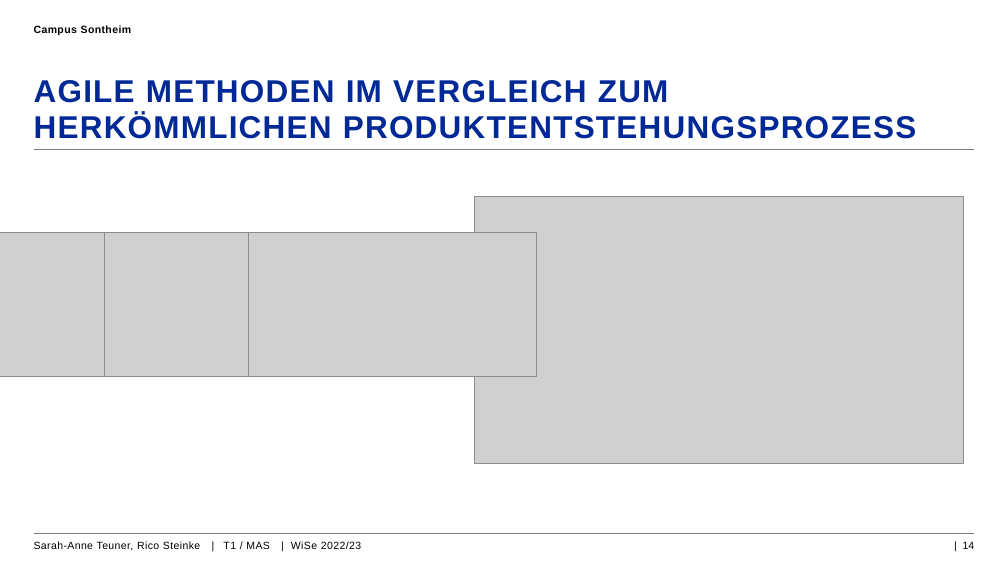
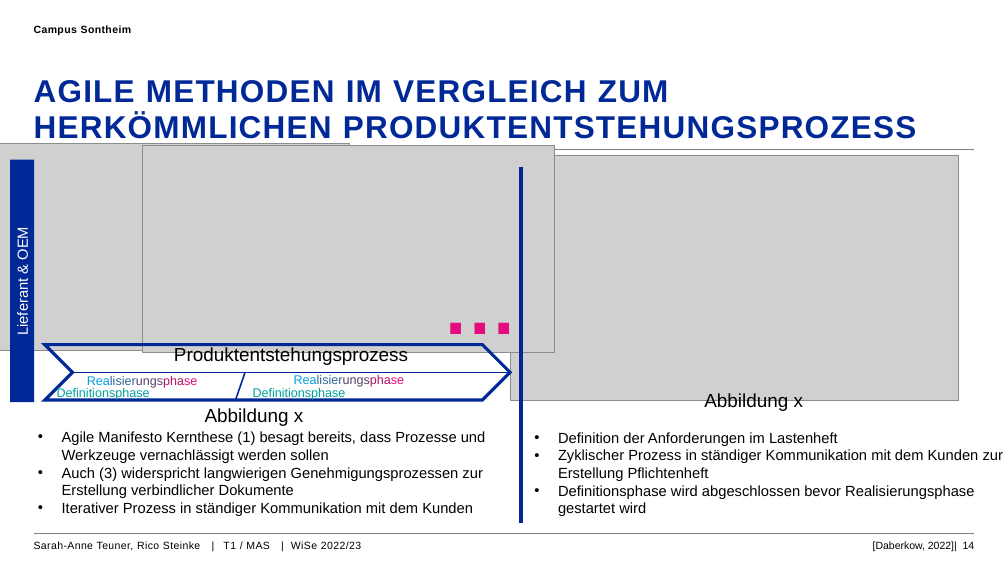
Before and after one commit to rico227/pgpe, a slide deck: slide 14 of Agile_Softwareentwicklung_Automotive_PGPE_rico.pptx. Drawn at 1008x567 pixels with LibreOffice and Linux fonts; fonts in the diff are those of the drawing; grey boxes stand for pictures; background and template pictures are left out. Boxes give left, top, right and bottom in pixels: in the first picture for what was removed or moved away, otherwise in the second. Text is boxed around its words. In the diff, an @@ line names an element or a change of style, - is before the commit and + after.

```diff
--- a/Agile_Softwareentwicklung_Automotive_PGPE_rico.pptx
+++ b/Agile_Softwareentwicklung_Automotive_PGPE_rico.pptx
@@ picture: place and size @@
-picture at box(0, 232, 248, 377)
+picture at box(0, 144, 350, 350)
@@ picture: place and size @@
-picture at box(104, 232, 392, 377)
+picture at box(142, 146, 555, 352)
@@ rectangle added at box(10, 160, 34, 402), fill #002896 @@
@@ picture: place and size @@
-picture at box(474, 196, 963, 463)
+picture at box(510, 155, 960, 400)
@@ line added from (521, 167) to (521, 523), #002896 4.5 pt @@
@@ text added at box(14, 230, 30, 334), 14 pt, text #FFFFFF @@
+Lieferant & OEM
@@ picture removed at box(248, 232, 536, 377) @@
@@ text added at box(436, 255, 527, 354), 72 pt, text #E50B7E, bold @@
+…
@@ chevron added at box(45, 345, 510, 400), outline #002896 3 pt @@
@@ text added at box(174, 347, 408, 365), 18 pt, text #000000 @@
+Produktentstehungsprozess
@@ text added at box(57, 387, 150, 400), 12 pt, text #02A19F @@
+Definitionsphase
@@ line added from (73, 373) to (510, 373), #002896 1.5 pt @@
@@ text added at box(87, 376, 198, 388), 12 pt, text #336699 @@
+Realisierungsphase
@@ line added from (235, 400) to (245, 373), #002896 1.5 pt @@
@@ text added at box(253, 388, 346, 400), 12 pt, text #02A19F @@
+Definitionsphase
@@ text added at box(294, 375, 405, 387), 12 pt, text #336699 @@
+Realisierungsphase
@@ text added at box(205, 408, 303, 426), 18 pt, text #000000 @@
+Abbildung x
@@ text added at box(704, 393, 803, 411), 18 pt, text #000000 @@
+Abbildung x
@@ text added at box(62, 431, 486, 516), 14 pt, text #000000 @@
+• Agile Manifesto Kernthese (1) besagt bereits, dass Prozesse und Werkzeuge vernachlässigt werden sollen
+• Auch (3) widerspricht langwierigen Genehmigungsprozessen zur Erstellung verbindlicher Dokumente
+• Iterativer Prozess in ständiger Kommunikation mit dem Kunden
@@ text added at box(558, 432, 1003, 516), 14 pt, text #000000 @@
+• Definition der Anforderungen im Lastenheft
+• Zyklischer Prozess in ständiger Kommunikation mit dem Kunden zur Erstellung Pflichtenheft
+• Definitionsphase wird abgeschlossen bevor Realisierungsphase gestartet wird
@@ page number at box(873, 541, 975, 552): text changed @@
-| 14
+[Daberkow, 2022]| 14
```
Also in this commit, not shown: 1 other file.
